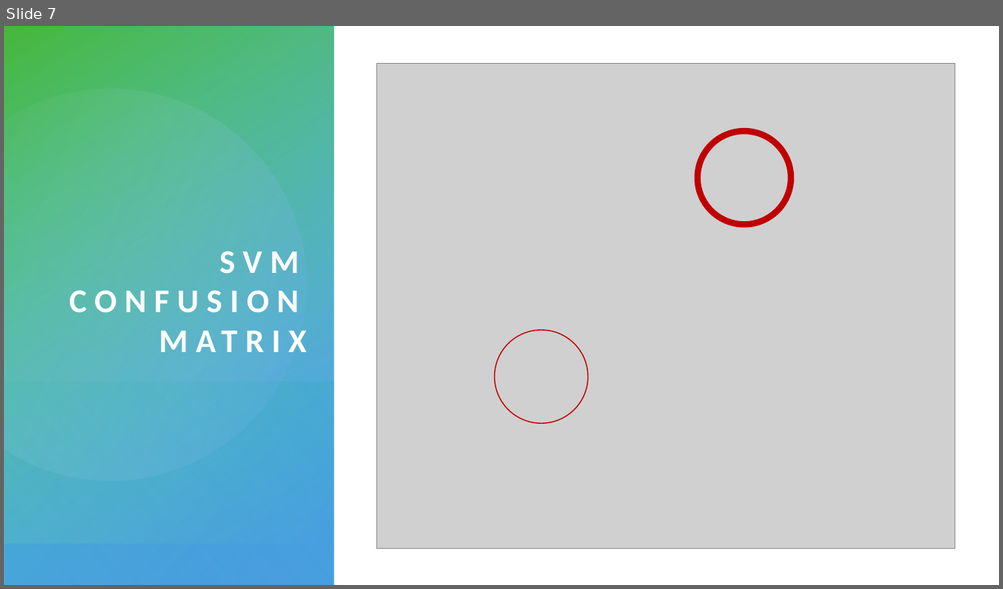
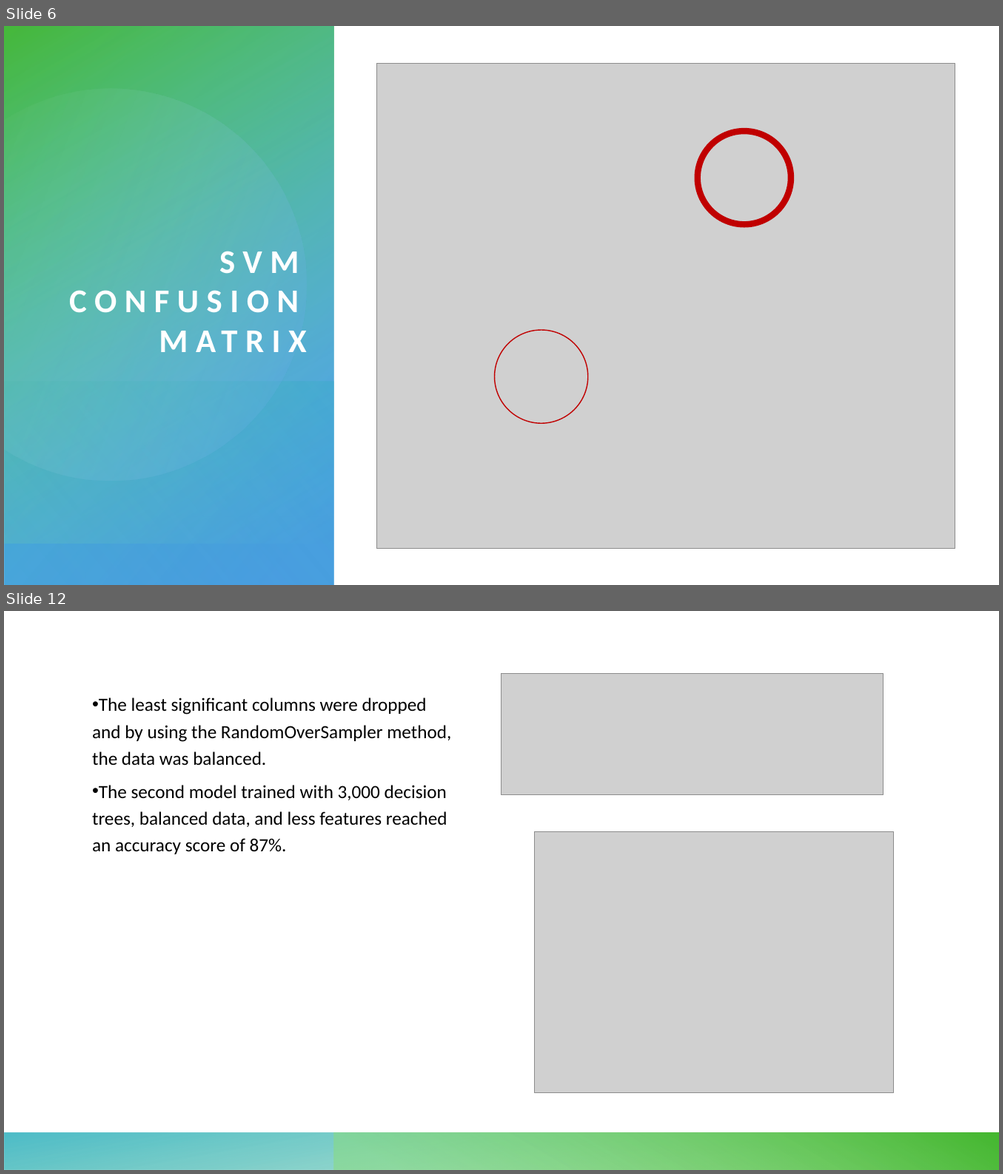
Before and after one commit to kirstenfischl/credit-classification, a slide deck: Final_Presentation.pptx. Shown one above the other, each under a label of ours: slide 7 before the commit, slides 6 and 12 after it; the slides between them are not shown. The pictures are 1003x589 and 1003x1174 pixels, drawn with LibreOffice and Linux fonts; fonts in the diff are those of the drawing; grey boxes stand for pictures. Boxes give left, top, right and bottom in pixels: in the first picture for what was removed or moved away, otherwise in the second. Text is boxed around its words. In the diff, an @@ line names an element or a change of style, - is before the commit and + after.

```diff
--- a/Final_Presentation.pptx
+++ b/Final_Presentation.pptx
@@ slide 12 added at bbox=[4, 611, 999, 1170], background #FFFFFF; not listed: 2 template elements that a slide beside it also shows @@
@@ picture added at bbox=[502, 674, 884, 795] @@
@@ text added at bbox=[92, 698, 451, 854], 18 pt, text #000000 @@
+• The least significant columns were dropped and by using the RandomOverSampler method, the data was balanced.
+• The second model trained with 3,000 decision trees, balanced data, and less features reached an accuracy score of 87%.
@@ picture added at bbox=[535, 832, 893, 1093] @@
@@ what was slide 7 is now slide 6 @@
```
Also in this commit, not shown: 2 slides changed, 5 other slides added, 3 slides removed.
